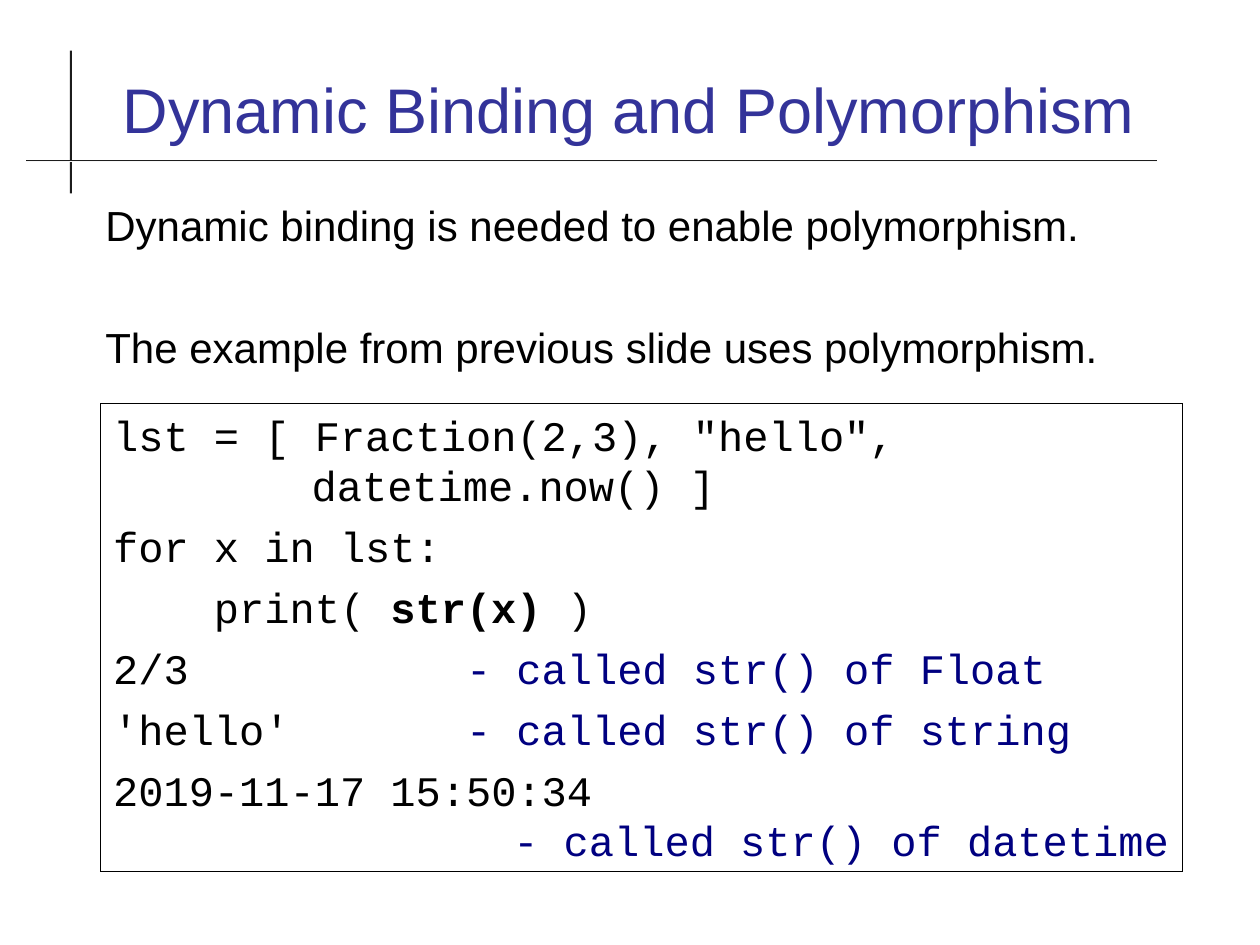
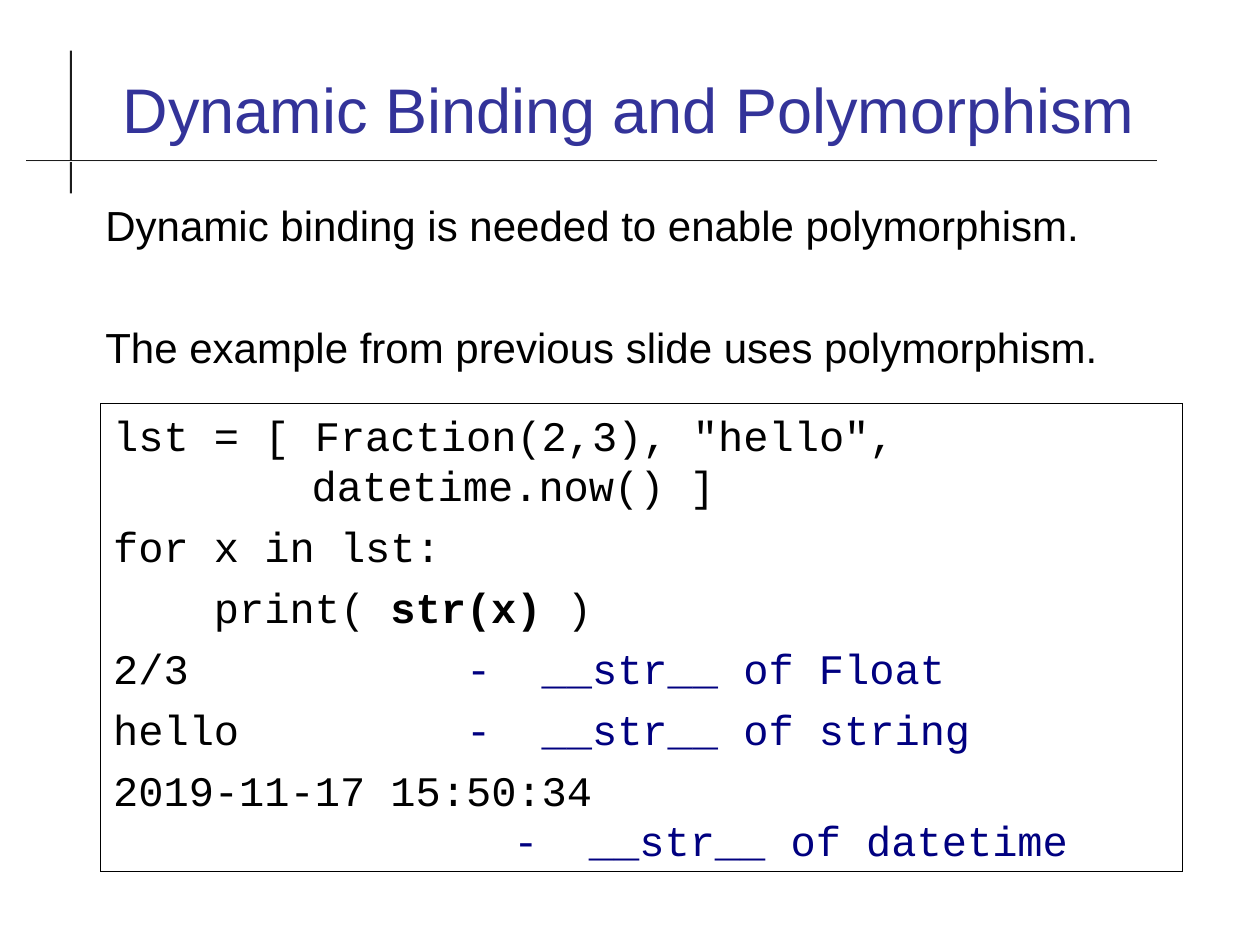
Before and after one commit to cpske/ISP, a slide deck: slide 10 of code-quality/Type-Checking.odp. Drawn at 1260x945 pixels with LibreOffice and Linux fonts; fonts in the diff are those of the drawing. Boxes give left, top, right and bottom in pixels: in the first picture for what was removed or moved away, otherwise in the second. Text is boxed around its words. In the diff, an @@ line names an element or a change of style, - is before the commit and + after.

```diff
--- a/code-quality/Type-Checking.odp
+++ b/code-quality/Type-Checking.odp
@@ text in rectangle at bbox=[113, 653, 970, 754]: text changed @@
-2/3 - called str() of Float
-'hello' - called str() of string
+2/3 - __str__ of Float
+hello - __str__ of string
@@ text in rectangle at bbox=[589, 826, 1068, 861]: text changed @@
-- called str() of datetime
+- __str__ of datetime
```
Also in this commit, not shown: 9 other slides changed, 1 other file.
